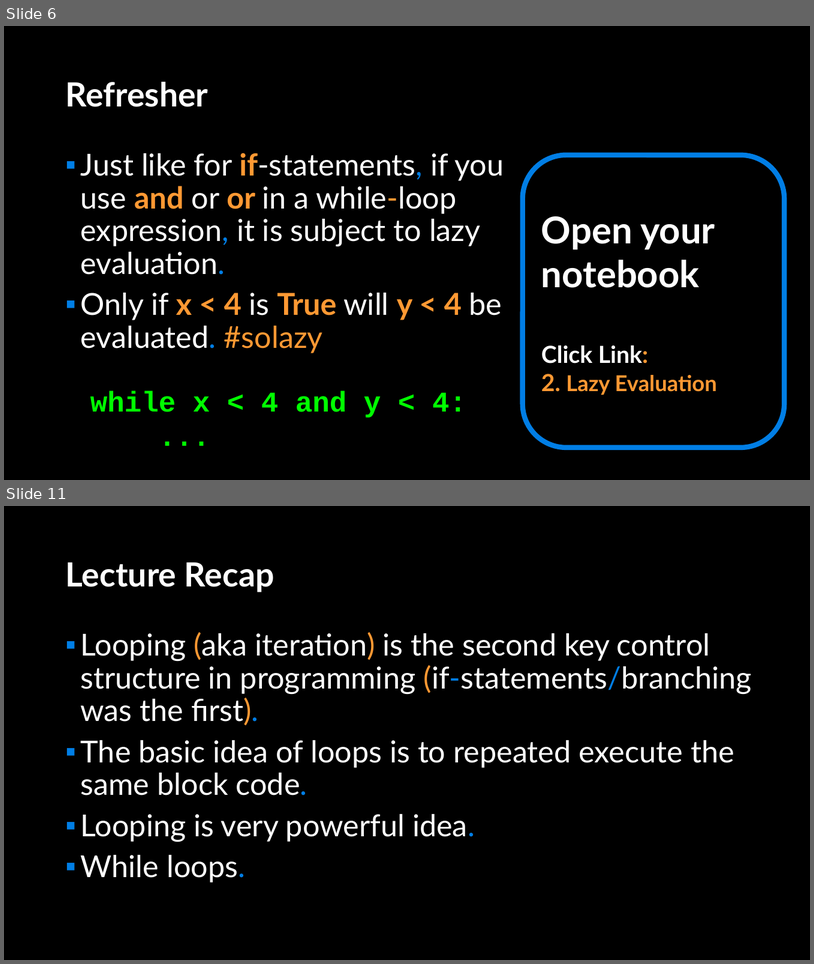
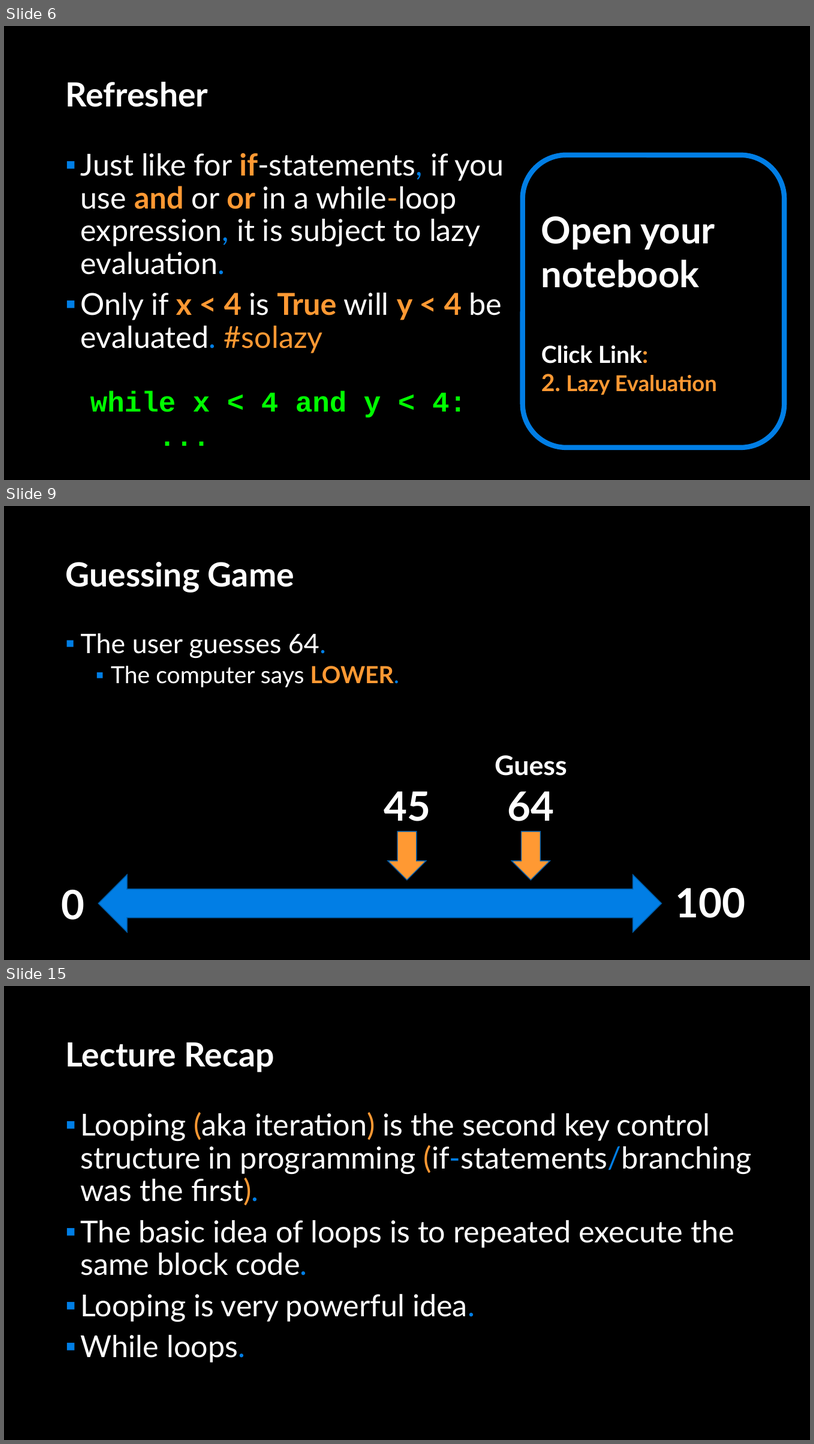
Before and after one commit to APS106/APS106-winter-2022-material, a slide deck: lectures/week4/lecture2/slides/week4_lecture2.pptx. Shown one above the other, each under a label of ours: slides 6 and 11 before the commit, slides 6, 9 and 15 after it; the slides between them are not shown. The pictures are 814x964 and 814x1444 pixels, drawn with LibreOffice and Linux fonts; fonts in the diff are those of the drawing; background and template pictures are left out. Boxes give left, top, right and bottom in pixels: in the first picture for what was removed or moved away, otherwise in the second. Text is boxed around its words. In the diff, an @@ line names an element or a change of style, - is before the commit and + after.

```diff
--- a/lectures/week4/lecture2/slides/week4_lecture2.pptx
+++ b/lectures/week4/lecture2/slides/week4_lecture2.pptx
@@ slide 9 added at [4,506,810,960], background picture (left out) @@
@@ title added at [65,562,294,592], 39.6 pt, text #FFFFFF, bold @@
+Guessing Game
@@ text added at [81,633,399,687], 28 pt, text #FFFFFF @@
+▪ The user guesses 64.
+  ▪ The computer says LOWER.
@@ text added at [495,755,567,821], 32 pt, text #FFFFFF, bold @@
+Guess
+64
@@ text added at [384,791,431,821], 48 pt, text #FFFFFF, bold @@
+45
@@ down arrow added at [388,831,426,880], fill #FF9933, outline #015DA9 1 pt @@
@@ down arrow added at [512,831,550,880], fill #FF9933, outline #015DA9 1 pt @@
@@ left right arrow added at [98,874,662,932], fill #017EE5, outline #015DA9 1 pt @@
@@ text added at [61,889,84,919], 48 pt, text #FFFFFF, bold @@
+0
@@ text added at [675,888,746,918], 48 pt, text #FFFFFF, bold @@
+100
@@ what was slide 11 is now slide 15 @@
```
Also in this commit, not shown: 3 slides changed, 6 other slides added, 3 slides removed, 6 other files.
